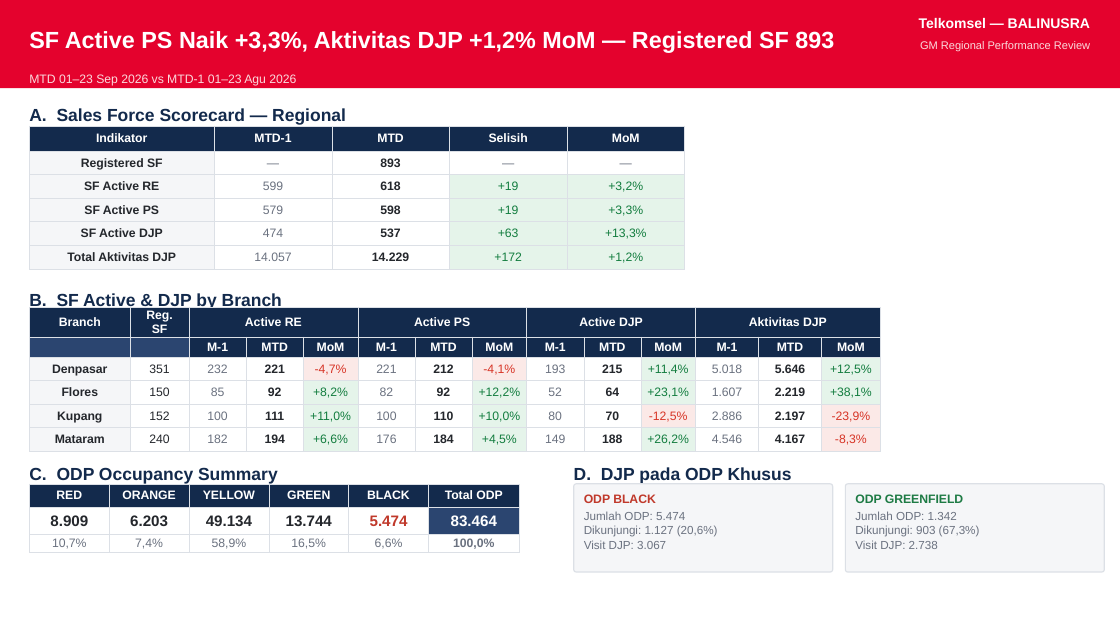
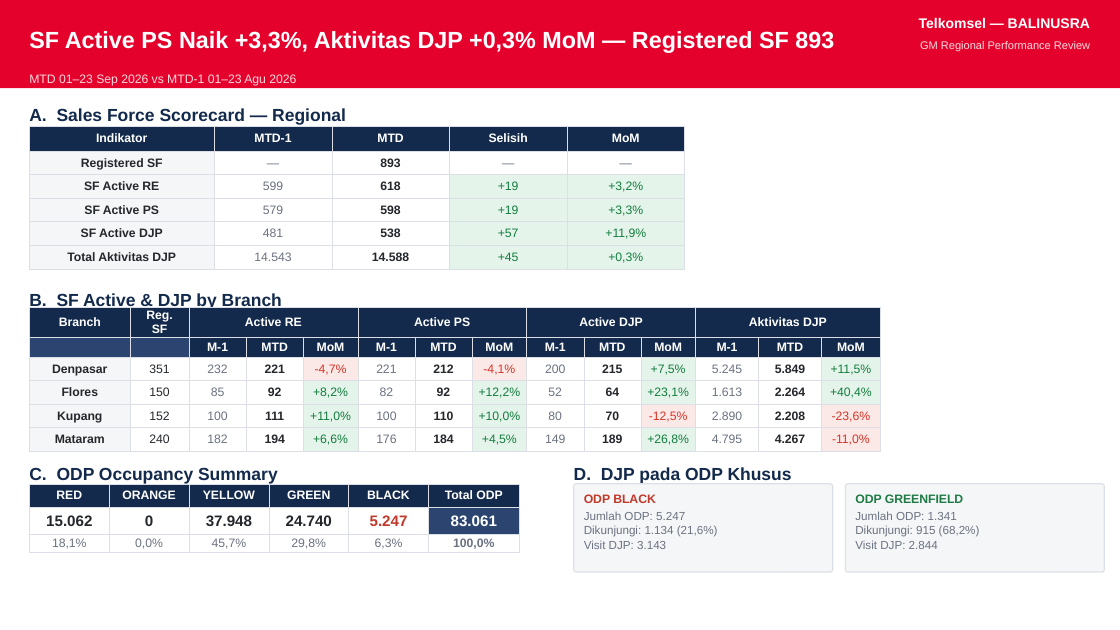
Before and after one commit to linktreehhbalnus-eng/wow_balnus, a slide deck: slide 7 of reports/BALINUSRA_GM_PERFORMANCE_SUMMARY_20260923_INARA.pptx. Drawn at 1120x630 pixels with LibreOffice and Linux fonts; fonts in the diff are those of the drawing. Boxes give left, top, right and bottom in pixels: in the first picture for what was removed or moved away, otherwise in the second. Text is boxed around its words. In the diff, an @@ line names an element or a change of style, - is before the commit and + after.

```diff
--- a/reports/BALINUSRA_GM_PERFORMANCE_SUMMARY_20260923_INARA.pptx
+++ b/reports/BALINUSRA_GM_PERFORMANCE_SUMMARY_20260923_INARA.pptx
@@ text at [29, 31, 834, 53]: text changed @@
-SF Active PS Naik +3,3%, Aktivitas DJP +1,2% MoM — Registered SF 893
+SF Active PS Naik +3,3%, Aktivitas DJP +0,3% MoM — Registered SF 893
@@ table at [29, 126, 685, 267] @@
-row 5: SF Active DJP | 474 | 537 | +63 | +13,3%
+row 5: SF Active DJP | 481 | 538 | +57 | +11,9%
-row 6: Total Aktivitas DJP | 14.057 | 14.229 | +172 | +1,2%
+row 6: Total Aktivitas DJP | 14.543 | 14.588 | +45 | +0,3%
@@ table at [29, 308, 881, 449] @@
-row 3: Denpasar | 351 | 232 | 221 | -4,7% | 221 | 212 | -4,1% | 193 | 215 | +11,4% | 5.018 | 5.646 | +12,5%
+row 3: Denpasar | 351 | 232 | 221 | -4,7% | 221 | 212 | -4,1% | 200 | 215 | +7,5% | 5.245 | 5.849 | +11,5%
-row 4: Flores | 150 | 85 | 92 | +8,2% | 82 | 92 | +12,2% | 52 | 64 | +23,1% | 1.607 | 2.219 | +38,1%
+row 4: Flores | 150 | 85 | 92 | +8,2% | 82 | 92 | +12,2% | 52 | 64 | +23,1% | 1.613 | 2.264 | +40,4%
-row 5: Kupang | 152 | 100 | 111 | +11,0% | 100 | 110 | +10,0% | 80 | 70 | -12,5% | 2.886 | 2.197 | -23,9%
+row 5: Kupang | 152 | 100 | 111 | +11,0% | 100 | 110 | +10,0% | 80 | 70 | -12,5% | 2.890 | 2.208 | -23,6%
-row 6: Mataram | 240 | 182 | 194 | +6,6% | 176 | 184 | +4,5% | 149 | 188 | +26,2% | 4.546 | 4.167 | -8,3%
+row 6: Mataram | 240 | 182 | 194 | +6,6% | 176 | 184 | +4,5% | 149 | 189 | +26,8% | 4.795 | 4.267 | -11,0%
@@ table at [29, 484, 519, 568] @@
-row 2: 8.909 | 6.203 | 49.134 | 13.744 | 5.474 | 83.464
+row 2: 15.062 | 0 | 37.948 | 24.740 | 5.247 | 83.061
-row 3: 10,7% | 7,4% | 58,9% | 16,5% | 6,6% | 100,0%
+row 3: 18,1% | 0,0% | 45,7% | 29,8% | 6,3% | 100,0%
@@ text at [584, 511, 718, 549]: text changed @@
-Jumlah ODP: 5.474
-Dikunjungi: 1.127 (20,6%)
-Visit DJP: 3.067
+Jumlah ODP: 5.247
+Dikunjungi: 1.134 (21,6%)
+Visit DJP: 3.143
@@ text at [855, 511, 980, 549]: text changed @@
-Jumlah ODP: 1.342
-Dikunjungi: 903 (67,3%)
-Visit DJP: 2.738
+Jumlah ODP: 1.341
+Dikunjungi: 915 (68,2%)
+Visit DJP: 2.844
```
Also in this commit, not shown: 1 other slide changed, 12 other files.
